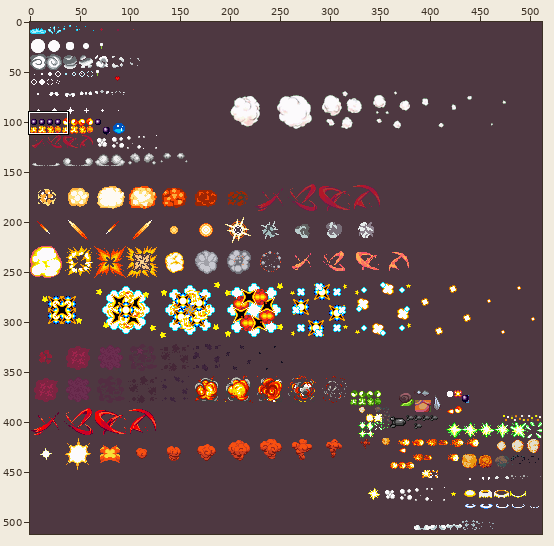
A sprite sheet gets an edit: gfx/sprEffects.png. The picture above shows the old version from afar; the outline marks the close-up.
Close-up. As it was:
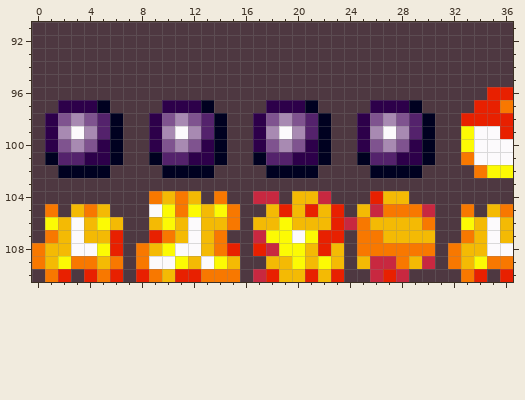
The file is 512x512 pixels. Colours within 5 levels of each other are drawn and written as one. Shown: x 0..36, y 91..110. The commit also changed other parts of the picture, which this record leaves out.
And afterwards:
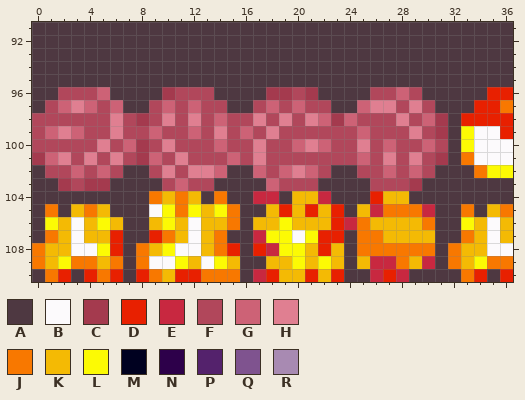
Palette (. is transparent): A #4e3841  B #fcfafc  C #a43a4e  D #e82000  E #c82840  F #b1475b  G #cd6276  H #e07f91  J #f87800  K #f4ba04  L #fcfa04  M #000120  N #2d004a  P #54226c  Q #7f538f  R #a88ab2
Edits made:
@@ x 0..36 @@
  95 AAAAAAAAAAAAAAAAAAAAAAAAAAAAAAAAAAAAA
- 96 AAAAAAAAAAAAAAAAAAAAAAAAAAAAAAAAAAADD
- 97 AANNNMAAAANNNMAAAANNNMAAAANNNMAAAADDJ
- 98 ANQRQPMAANQRQPMAANQRQPMAANQRQPMAADDDD
- 99 ANRBRPMAANRBRPMAANRBRPMAANRBRPMAALBBD
-100 ANQRQNMAANQRQNMAANQRQNMAANQRQNMAALBBB
-101 AMPPNNMAAMPPNNMAAMPPNNMAAMPPNNMAAJBBB
-102 AAMMMMAAAAMMMMAAAAMMMMAAAAMMMMAAAAJLL
-103 AAAAAAAAAAAAAAAAAAAAAAAAAAAAAAAAAAAAA
+ 96 AAFFFGAAAACFFFAAAACCFCAAAAFFGFAAAAADD
+ 97 AFGHGFGAAFGFGFFAAFGFGFFAAGHHFHFAAADDJ
+ 98 FFFFFFHFCFHFHFGFFHFHFHGCGFFFHFGCADDDD
+ 99 FGHGFFHFFGFFGFHFGFHFFFFFFGFFFHFCALBBD
+100 FFFFFHFGCFHFFFGFFHFFGHGFFHFGFFGFALBBB
+101 CGHFHFHFCGFHFFFGFHFFFFFFFGFHFHFCAJBBB
+102 AFFGFGFAAFHFHHGAAGFGHGFAAFFGFGFAAAJLL
+103 AACFCCAAAAFGFFAAAAGFFFAAAAFFFCAAAAAAA
 104 AAAAAAAAAJKJKAJAAEEAKKEAAADKKAAAAAAAA
Changed places in both close-ups, as pixel boxes (x1, y1, x2, y2):
changed: (32, 87, 448, 191)
